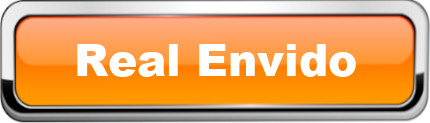
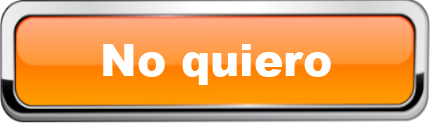
Layered file, before and after one edit (430 × 123). Changes by layer:
added layer "Vale cuatro #2" above "Vale cuatro #1" over left=103, top=44, right=331, bottom=85
hid "Real Envido" over left=77, top=44, right=356, bottom=77
